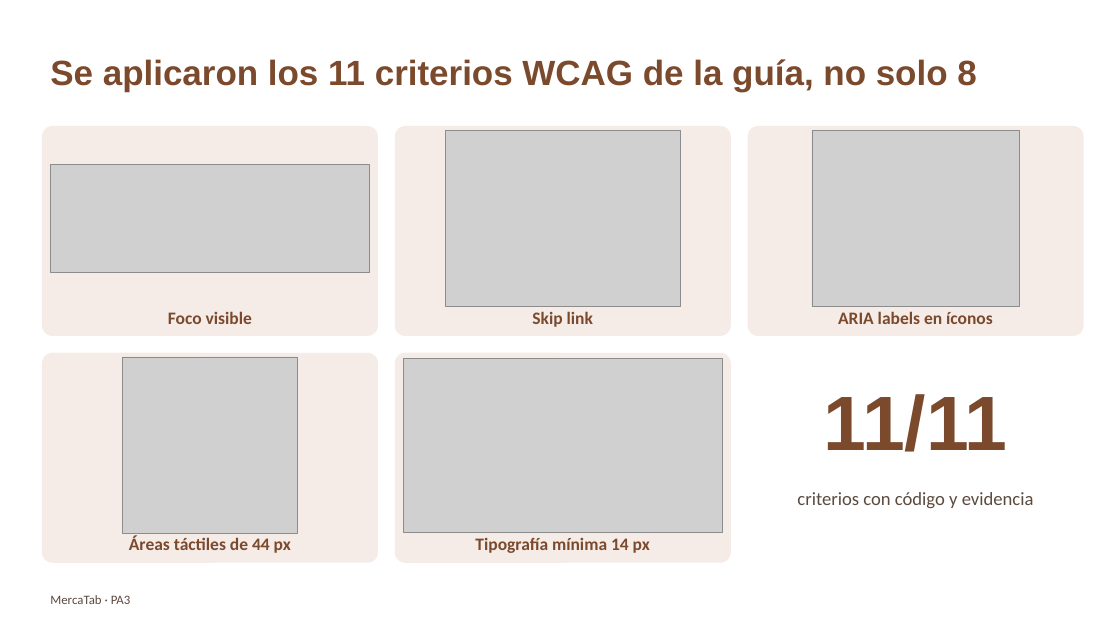
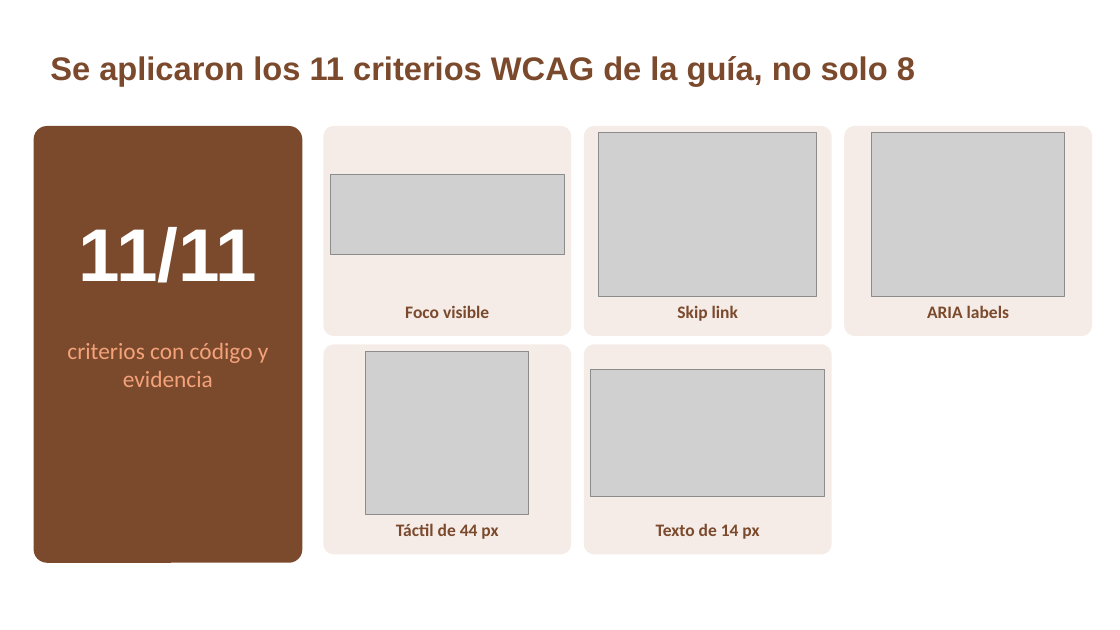
Before and after one commit to Xyzccords/mercatab, a slide deck: slide 3 of PA3_PPT_Guerrero_Salvador.pptx. Drawn at 1120x630 pixels with LibreOffice and Linux fonts; fonts in the diff are those of the drawing; grey boxes stand for pictures. Boxes give left, top, right and bottom in pixels: in the first picture for what was removed or moved away, otherwise in the second. Text is boxed around its words. In the diff, an @@ line names an element or a change of style, - is before the commit and + after.

Commit message:
PPT animado, evidencia de las tres pruebas y sección 6 del informe con datos reales

```diff
--- a/PA3_PPT_Guerrero_Salvador.pptx
+++ b/PA3_PPT_Guerrero_Salvador.pptx
@@ text "Se aplicaron los 11 criterios ..." at (50,56,915,86): size 30 to 28 pt @@
@@ rounded rectangle: place and size @@
-rounded rectangle at (42,126,378,336)
+rounded rectangle at (34,126,302,563)
@@ rounded rectangle at (34,126,302,563): fill #F5ECE8 to #7B4A2D @@
@@ rounded rectangle: place and size @@
-rounded rectangle at (395,126,731,336)
+rounded rectangle at (323,126,571,336)
@@ rounded rectangle: place and size @@
-rounded rectangle at (748,126,1084,336)
+rounded rectangle at (584,126,832,336)
@@ picture: place and size @@
-picture at (445,130,681,307)
+picture at (599,133,818,297)
@@ rounded rectangle: place and size @@
-rounded rectangle at (42,353,378,563)
+rounded rectangle at (844,126,1092,336)
@@ picture: place and size @@
-picture at (812,130,1020,307)
+picture at (872,133,1065,297)
@@ picture: place and size @@
-picture at (50,164,370,272)
+picture at (330,175,565,255)
@@ text "11/11": place and size @@
-text "11/11" at (823,394,1007,452)
+text "11/11" at (79,227,258,283)
@@ text "11/11" at (79,227,258,283): size 66 to 64 pt, text colour #7B4A2D to #FFFFFF @@
@@ text "Foco visible": place and size @@
-text "Foco visible" at (168,311,252,324)
+text "Foco visible" at (405,305,489,318)
@@ text "Skip link": place and size @@
-text "Skip link" at (532,311,593,327)
+text "Skip link" at (677,305,738,321)
@@ text at (927,305,1009,318): text changed @@
-ARIA labels en íconos
+ARIA labels
@@ text "criterios con código y evidencia": place and size @@
-text "criterios con código y evidencia" at (797,492,1034,508)
+text "criterios con código y evidencia" at (67,343,269,387)
@@ text "criterios con código y evidencia" at (67,343,269,387): size 16 to 20 pt, text colour #5C4A3F to #F4A27A @@
@@ rounded rectangle: place and size @@
-rounded rectangle at (395,353,731,563)
+rounded rectangle at (323,344,571,555)
@@ picture: place and size @@
-picture at (122,357,297,534)
+picture at (365,351,528,515)
@@ rounded rectangle added at (584,344,832,555), fill #F5ECE8 @@
@@ picture: place and size @@
-picture at (403,358,723,532)
+picture at (591,369,825,497)
@@ text removed at (129,536,291,553) @@
-Áreas táctiles de 44 px
@@ text at (396,523,498,539): text changed @@
-Tipografía mínima 14 px
+Táctil de 44 px
@@ text added at (656,523,759,539), 15 pt, text #7B4A2D, bold @@
+Texto de 14 px
@@ text removed at (50,595,131,604) @@
-MercaTab · PA3
```
Also in this commit, not shown: 6 other slides changed, 2 slides added, 2 slides removed, 14 other files.
